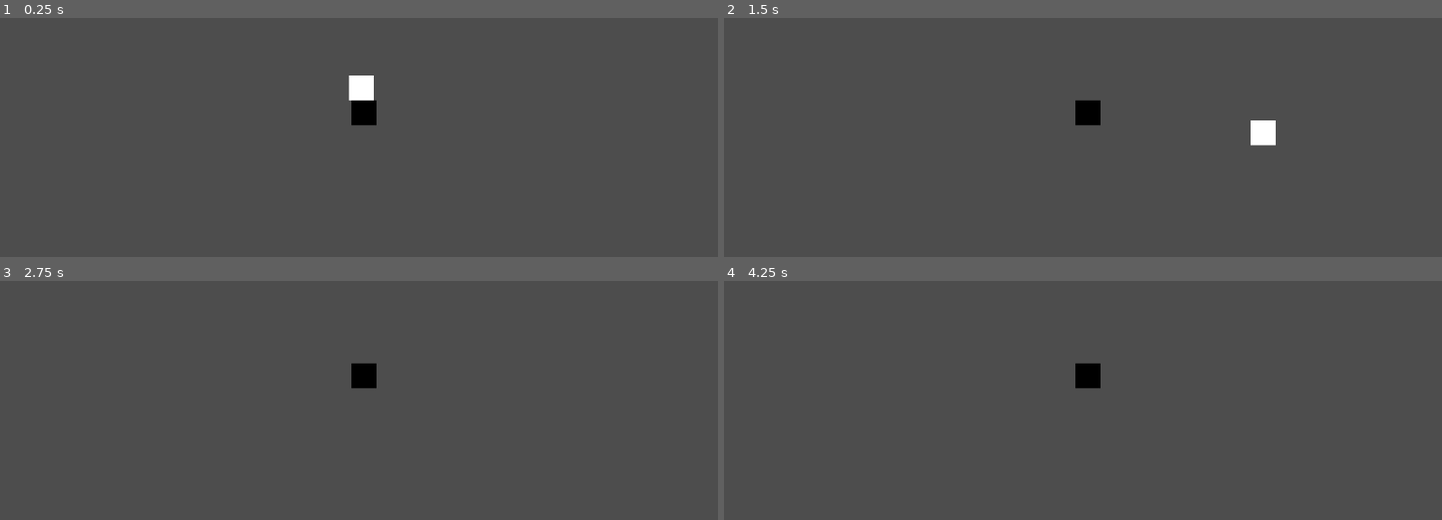
Above: before the commit, frames 1-4 (two rows, left to right).
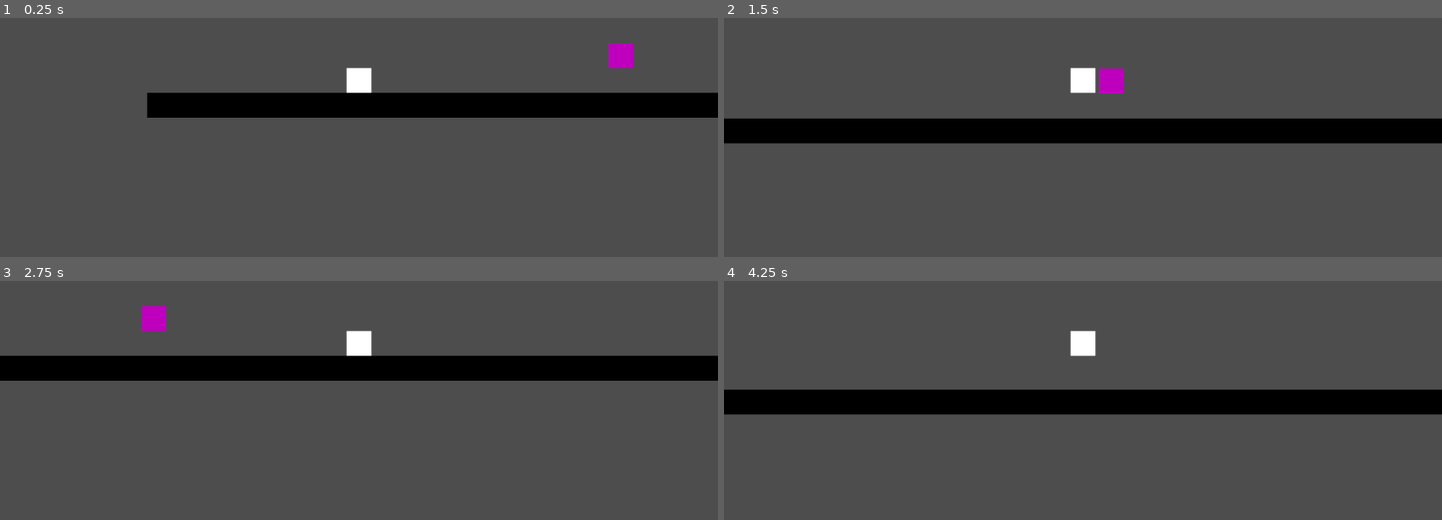
Above: after the commit, the same moments.

Repository: thomasWkr/pogoland
Game: Godot game, scene res://Main.tscn
Same seed, same stepped clock (60 frames per second), same inputs: the game is played once before the commit and once after it.
Inputs:
- Up to frame 1 (0.25 s): no input
- Up to frame 2 (1.5 s): tap Enter (ui_accept) at 0.5, 0.6 s; hold Right (ui_right) from 0.53 s (still down); tap Up (jump, bound only after the commit) at 0.77, 0.8, 1.07, 1.35 s
- Up to frame 3 (2.75 s): tap Up (jump, bound only after the commit) at 1.52, 1.82, 2.3 s; tap Enter (ui_accept) at 1.55, 2.1 s; release Right (ui_right) at 2.03 s; hold Left (ui_left) from 2.03 s (still down)
- Up to frame 4 (4.25 s): release Left (ui_left) at 2.78 s; hold Right (ui_right) from 2.78 s (still down); tap Enter (ui_accept) at 2.85 s; tap Up (jump, bound only after the commit) at 3.02, 3.32, 3.6, 3.77, 4.07 s

The runs differ from the first frame. In frame 1, 8.8% of the frame differs, in the area x 20-100%, y 10-46%; in frame 2, 11%, in the area x 0-100%, y 20-54%; in frame 3, 11%; in frame 4, 11%.

Commit message:
Added autorunner and bird template

Diff:
--- a/Main.tscn
+++ b/Main.tscn
@@ -1,14 +1,17 @@
-[gd_scene load_steps=3 format=3 uid="uid://ct8ydp7ks7cey"]
+[gd_scene load_steps=4 format=3 uid="uid://ct8ydp7ks7cey"]
 
 [ext_resource type="PackedScene" uid="uid://dfv2ftw51vnwq" path="res://Scenes/Characters/PC.tscn" id="1_gv52n"]
 [ext_resource type="PackedScene" uid="uid://cwup8c5bfvvam" path="res://Scenes/Objects/Box.tscn" id="2_15wjp"]
+[ext_resource type="PackedScene" uid="uid://b7vxrnjl3jj85" path="res://Scenes/Characters/Bird.tscn" id="3_grvl2"]
 
 [node name="Main" type="Node2D"]
 
 [node name="Pc" parent="." instance=ExtResource("1_gv52n")]
 position = Vector2(-16, -19)
 
-[node name="Camera2D" type="Camera2D" parent="."]
+[node name="Box" parent="." instance=ExtResource("2_15wjp")]
+position = Vector2(-261, 28)
+scale = Vector2(100, 1)
 
-[node name="Box" parent="." instance=ExtResource("2_15wjp")]
-position = Vector2(-12, 32)
+[node name="Bird" parent="." instance=ExtResource("3_grvl2")]
+position = Vector2(479, -52)
--- /dev/null
+++ b/Scenes/Characters/Bird.tscn
@@ -0,0 +1,20 @@
+[gd_scene load_steps=3 format=3 uid="uid://b7vxrnjl3jj85"]
+
+[ext_resource type="Script" path="res://Scenes/Characters/bird.gd" id="1_ikggd"]
+
+[sub_resource type="RectangleShape2D" id="RectangleShape2D_543k8"]
+size = Vector2(40, 19)
+
+[node name="Bird" type="Area2D"]
+script = ExtResource("1_ikggd")
+
+[node name="ColorRect" type="ColorRect" parent="."]
+offset_right = 40.0
+offset_bottom = 40.0
+color = Color(0.74441, 0.000425091, 0.744405, 1)
+
+[node name="PogoDetectionArea" type="CollisionShape2D" parent="."]
+position = Vector2(20, 3.5)
+shape = SubResource("RectangleShape2D_543k8")
+
+[connection signal="body_entered" from="." to="." method="_on_body_entered"]
--- a/Scenes/Characters/PC.tscn
+++ b/Scenes/Characters/PC.tscn
@@ -15,3 +15,6 @@
 [node name="Collision" type="CollisionShape2D" parent="."]
 position = Vector2(20, 20)
 shape = SubResource("RectangleShape2D_wx0n2")
+
+[node name="Camera2D" type="Camera2D" parent="."]
+position = Vector2(20, 20)
--- /dev/null
+++ b/Scenes/Characters/bird.gd
@@ -0,0 +1,7 @@
+extends Area2D
+
+
+
+func _on_body_entered(body: Node2D) -> void:
+	print("oi")
+	pass # Replace with function body.
--- a/Scenes/Characters/pc.gd
+++ b/Scenes/Characters/pc.gd
@@ -11,15 +11,9 @@
 		velocity += get_gravity() * delta
 
 	# Handle jump.
-	if Input.is_action_just_pressed("ui_accept") and is_on_floor():
+	if Input.is_action_just_pressed("jump") and is_on_floor():
 		velocity.y = JUMP_VELOCITY
 
-	# Get the input direction and handle the movement/deceleration.
-	# As good practice, you should replace UI actions with custom gameplay actions.
-	var direction := Input.get_axis("ui_left", "ui_right")
-	if direction:
-		velocity.x = direction * SPEED
-	else:
-		velocity.x = move_toward(velocity.x, 0, SPEED)
+	velocity.x = SPEED
 
 	move_and_slide()
--- a/project.godot
+++ b/project.godot
@@ -15,6 +15,16 @@
 config/features=PackedStringArray("4.3", "GL Compatibility")
 config/icon="res://icon.svg"
 
+[input]
+
+jump={
+"deadzone": 0.5,
+"events": [Object(InputEventKey,"resource_local_to_scene":false,"resource_name":"","device":-1,"window_id":0,"alt_pressed":false,"shift_pressed":false,"ctrl_pressed":false,"meta_pressed":false,"pressed":false,"keycode":0,"physical_keycode":4194320,"key_label":0,"unicode":0,"location":0,"echo":false,"script":null)
+, Object(InputEventKey,"resource_local_to_scene":false,"resource_name":"","device":-1,"window_id":0,"alt_pressed":false,"shift_pressed":false,"ctrl_pressed":false,"meta_pressed":false,"pressed":false,"keycode":0,"physical_keycode":87,"key_label":0,"unicode":119,"location":0,"echo":false,"script":null)
+, Object(InputEventKey,"resource_local_to_scene":false,"resource_name":"","device":-1,"window_id":0,"alt_pressed":false,"shift_pressed":false,"ctrl_pressed":false,"meta_pressed":false,"pressed":false,"keycode":0,"physical_keycode":32,"key_label":0,"unicode":32,"location":0,"echo":false,"script":null)
+]
+}
+
 [rendering]
 
 renderer/rendering_method="gl_compatibility"
